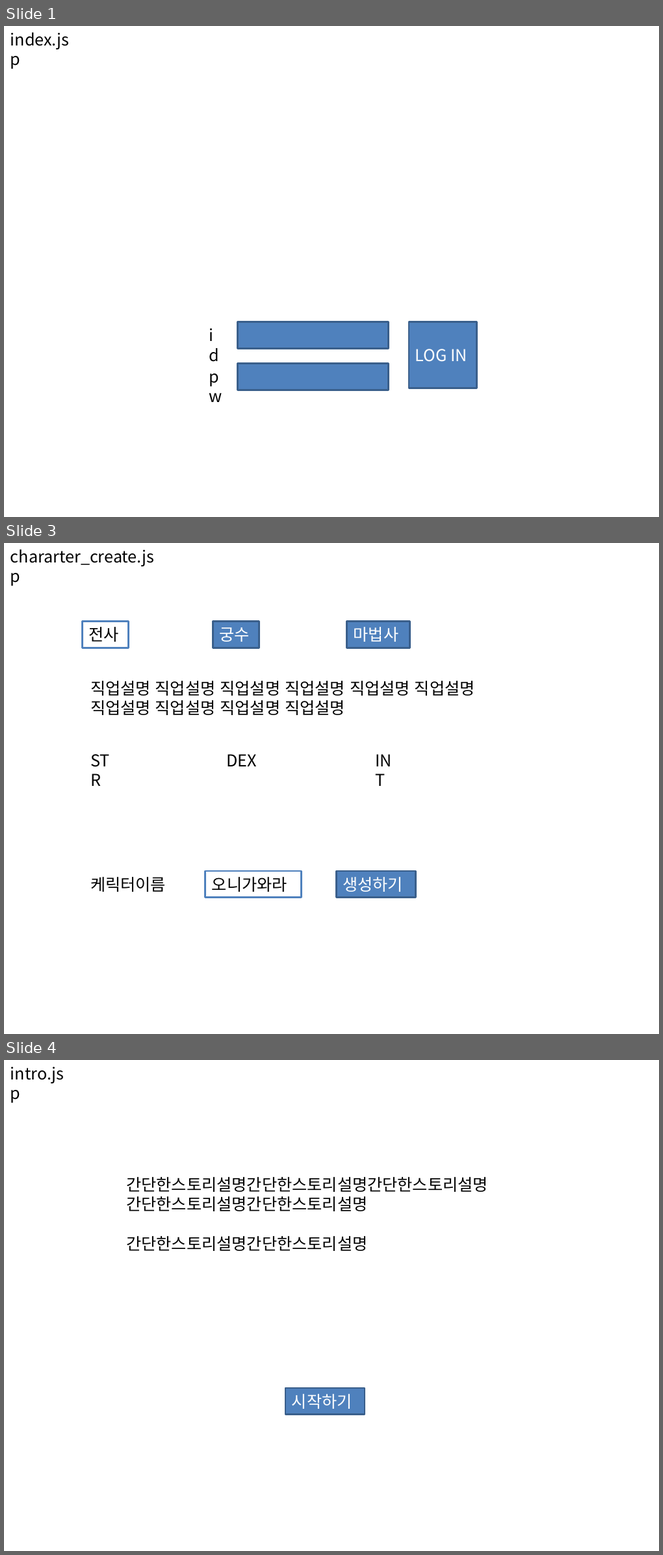
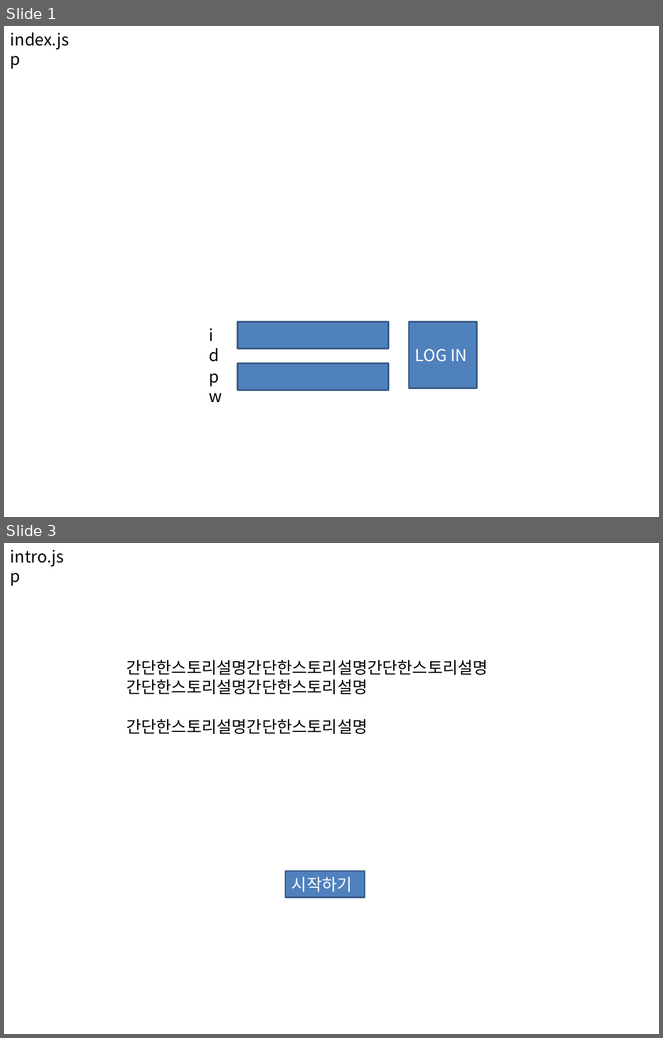
Before and after one commit to GitOnibi/jsp, a slide deck: RPG/etc/view.pptx. Shown one above the other, each under a label of ours: slides 1, 3 and 4 before the commit, slides 1 and 3 after it; the slides between them are not shown. The pictures are 663x1555 and 663x1038 pixels, drawn with LibreOffice and Linux fonts; fonts in the diff are those of the drawing. Boxes give left, top, right and bottom in pixels: in the first picture for what was removed or moved away, otherwise in the second. Text is boxed around its words. In the diff, an @@ line names an element or a change of style, - is before the commit and + after.

```diff
--- a/RPG/etc/view.pptx
+++ b/RPG/etc/view.pptx
@@ slide 3 removed at box(4, 543, 659, 1034), background #FFFFFF @@
@@ text removed at box(10, 549, 154, 566) @@
-chararter_create.jsp
@@ rectangle removed at box(82, 622, 129, 648) @@
-전사
@@ rectangle removed at box(213, 622, 259, 648) @@
-궁수
@@ rectangle removed at box(347, 622, 410, 648) @@
-마법사
@@ text removed at box(90, 681, 475, 715) @@
-직업설명 직업설명 직업설명 직업설명 직업설명 직업설명
-직업설명 직업설명 직업설명 직업설명
@@ text removed at box(84, 747, 125, 774) @@
-STR
@@ text removed at box(226, 754, 257, 767) @@
-DEX
@@ text removed at box(369, 747, 408, 774) @@
-INT
@@ rectangle removed at box(205, 871, 301, 897) @@
-오니가와라
@@ rectangle removed at box(336, 871, 415, 897) @@
-생성하기
@@ text removed at box(90, 877, 166, 892) @@
-케릭터이름
@@ what was slide 4 is now slide 3 @@
```
Also in this commit, not shown: 1 slide changed, 26 other files.
